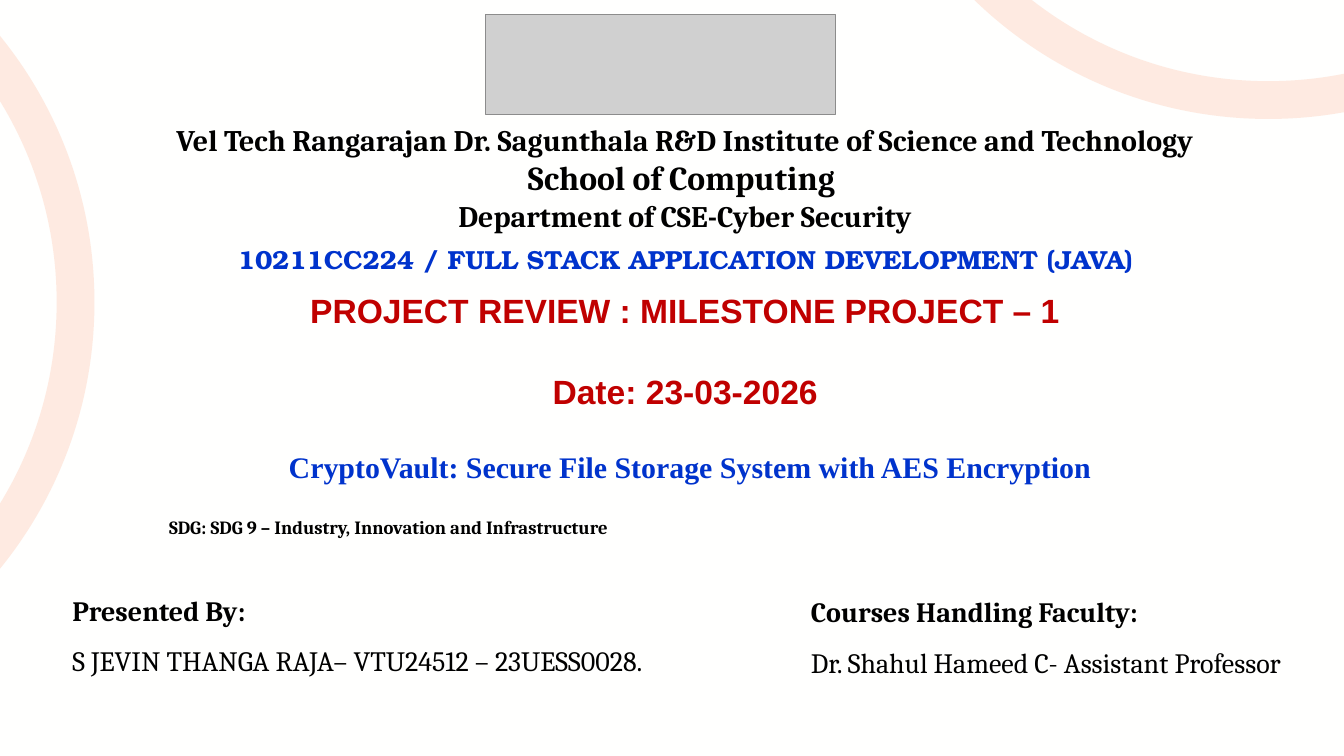
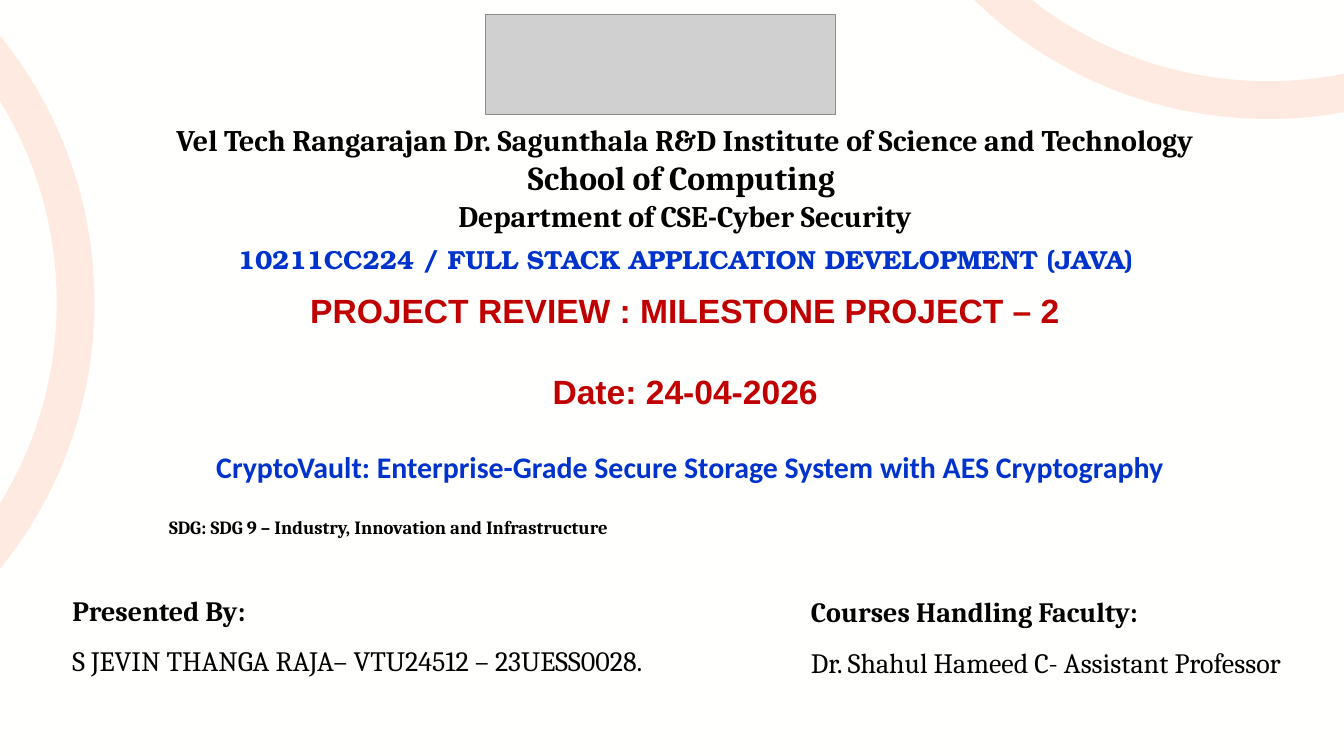
Before and after one commit to jevin872/Crypto-Valut, a slide deck: slide 1 of CryptoVault_Milestone1_24512.pptx. Drawn at 1344x756 pixels with LibreOffice and Linux fonts; fonts in the diff are those of the drawing; grey boxes stand for pictures. Boxes give left, top, right and bottom in pixels: in the first picture for what was removed or moved away, otherwise in the second. Text is boxed around its words. In the diff, an @@ line names an element or a change of style, - is before the commit and + after.

```diff
--- a/CryptoVault_Milestone1_24512.pptx
+++ b/CryptoVault_Milestone1_24512.pptx
@@ text at box(310, 299, 1060, 405): text changed @@
-PROJECT REVIEW : MILESTONE PROJECT – 1
-Date: 23-03-2026
+PROJECT REVIEW : MILESTONE PROJECT – 2
+Date: 24-04-2026
@@ text at box(216, 457, 1163, 483): text changed; font Times New Roman to Calibri @@
-CryptoVault: Secure File Storage System with AES Encryption
+CryptoVault: Enterprise-Grade Secure Storage System with AES Cryptography
```
Also in this commit, not shown: 5 other slides changed, 45 other files.
